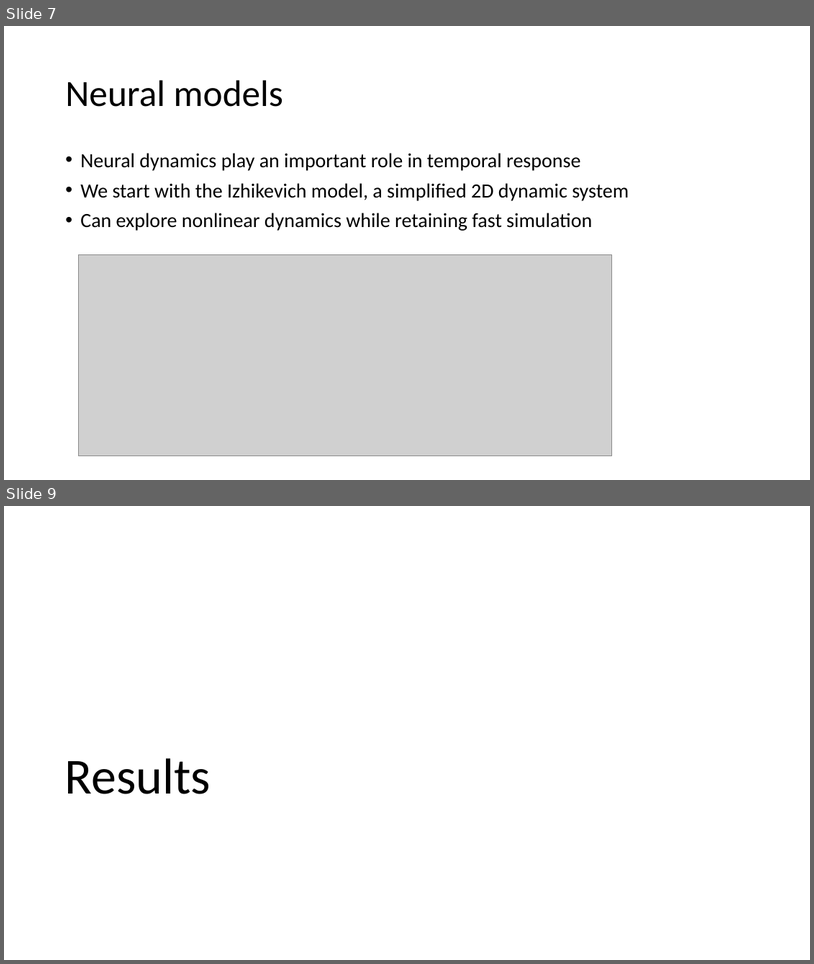
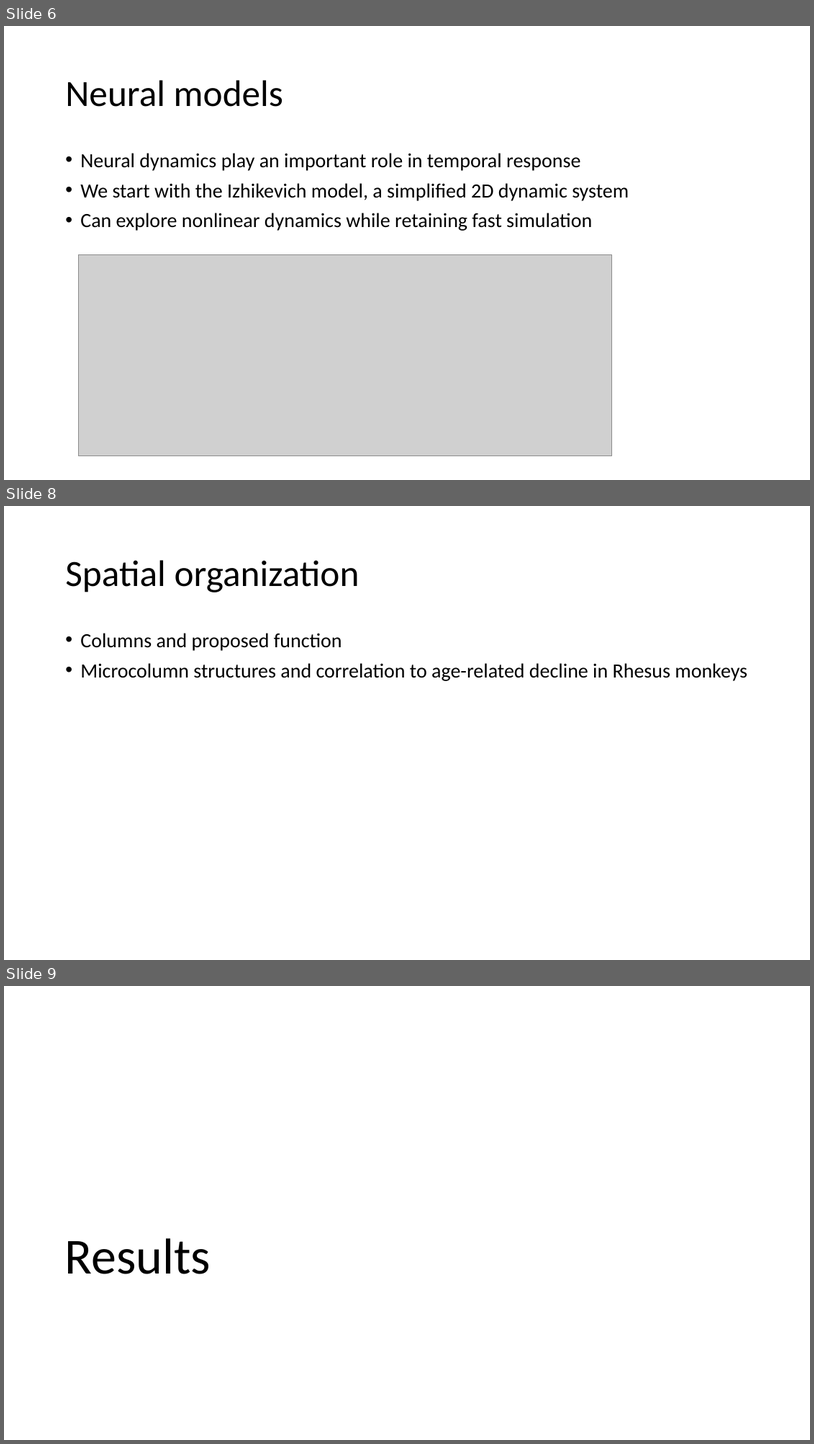
Before and after one commit to vbaker145/neuron, a slide deck: thesis/oral_qual/Oral Qual Presentation.pptx. Shown one above the other, each under a label of ours: slides 7 and 9 before the commit, slides 6, 8 and 9 after it; the slides between them are not shown. The pictures are 814x964 and 814x1444 pixels, drawn with LibreOffice and Linux fonts; fonts in the diff are those of the drawing; grey boxes stand for pictures; background and template pictures are left out. Boxes give left, top, right and bottom in pixels: in the first picture for what was removed or moved away, otherwise in the second. Text is boxed around its words. In the diff, an @@ line names an element or a change of style, - is before the commit and + after.

```diff
--- a/thesis/oral_qual/Oral Qual Presentation.pptx
+++ b/thesis/oral_qual/Oral Qual Presentation.pptx
@@ slide 8 added at <box>4,506,810,960</box>, background #FFFFFF @@
@@ title added at <box>65,560,360,592</box>, 44 pt, text #000000 @@
+Spatial organization
@@ text added at <box>80,633,748,681</box>, 24 pt, text #000000 @@
+• Columns and proposed function
+• Microcolumn structures and correlation to age-related decline in Rhesus monkeys
@@ what was slide 7 is now slide 6 @@
```
Also in this commit, not shown: 4 slides changed, 9 other slides added, 2 slides removed, 10 other files.
